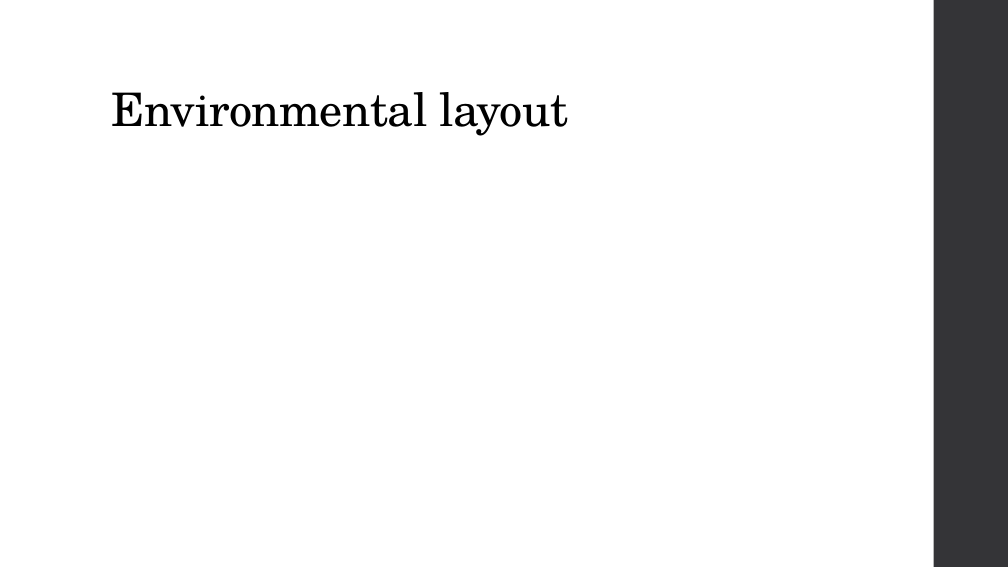
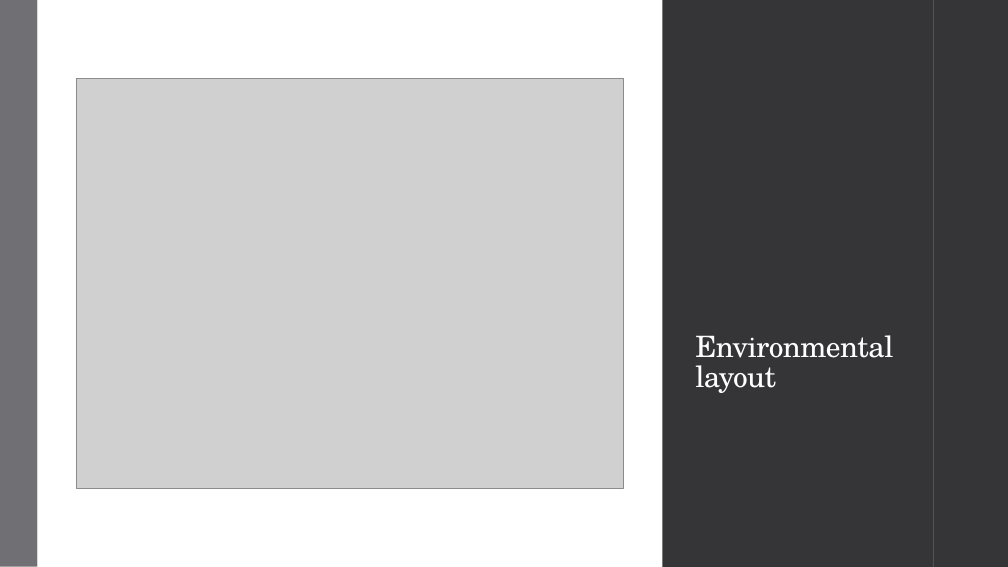
Before and after one commit to BrunoDaCosta/Project-Aerial, a slide deck: slide 1 of Aerial.pptx. Drawn at 1008x567 pixels with LibreOffice and Linux fonts; fonts in the diff are those of the drawing; grey boxes stand for pictures. Boxes give left, top, right and bottom in pixels: in the first picture for what was removed or moved away, otherwise in the second. Text is boxed around its words. In the diff, an @@ line names an element or a change of style, - is before the commit and + after.

```diff
--- a/Aerial.pptx
+++ b/Aerial.pptx
@@ rectangle added at [0,0,38,567], fill #6F6F74 @@
@@ rectangle added at [37,0,662,567], fill #FFFFFF @@
@@ rectangle added at [38,0,934,567], fill #353537 @@
@@ rectangle added at [934,0,1008,567], fill #353537 @@
@@ picture added at [76,78,624,488] @@
@@ title "Environmental layout": place and size @@
-title "Environmental layout" at [112,92,568,136]
+title "Environmental layout" at [695,335,893,393]
@@ title "Environmental layout" at [695,335,893,393]: size 44 to 28 pt, text colour #000000 to #FFFFFF; line spacing 0.9 to 0.85 @@
```
Also in this commit, not shown: 1 slide added, 1 slide removed, 2 other files.
